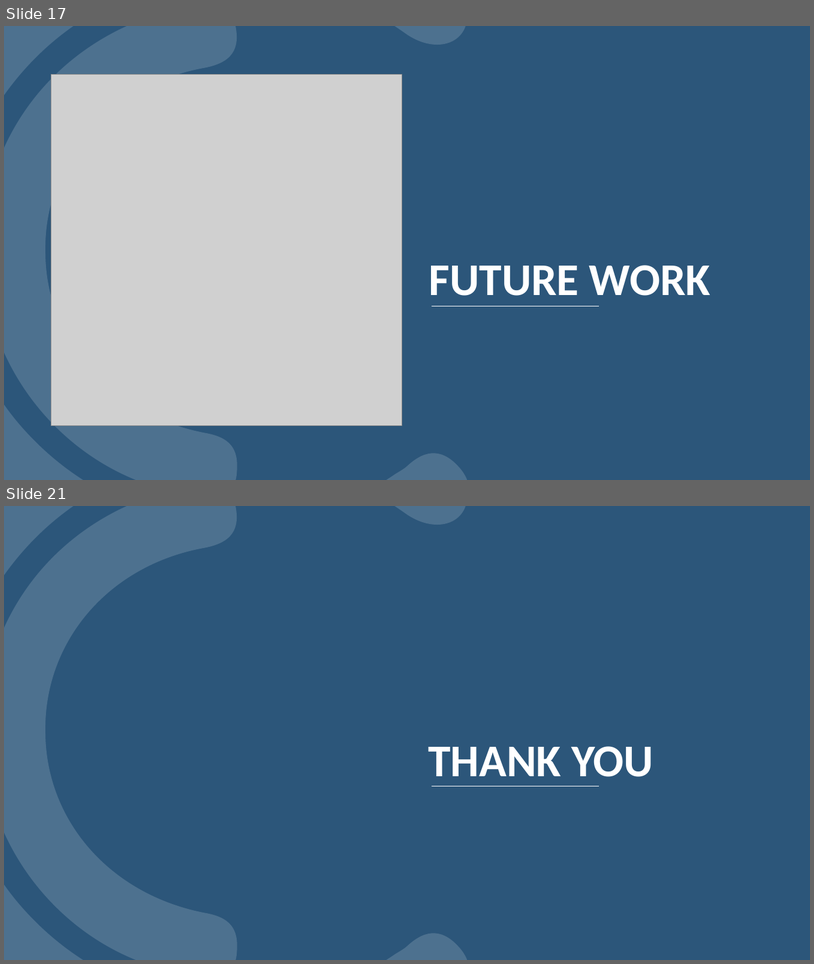
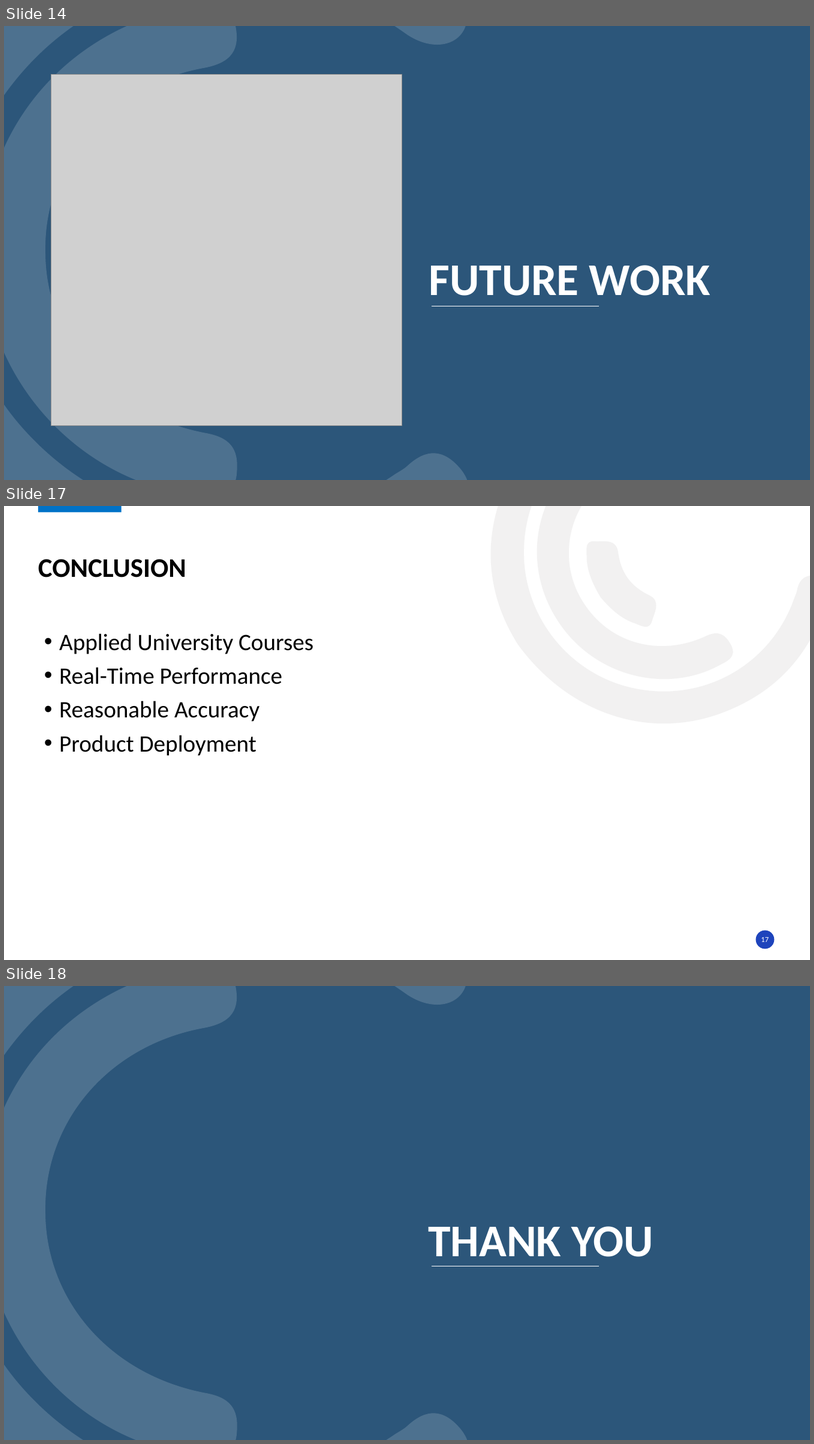
Before and after one commit to Osama-Atwa/Hawkeye, a slide deck: HawkEye.pptx. Shown one above the other, each under a label of ours: slides 17 and 21 before the commit, slides 14, 17 and 18 after it; the slides between them are not shown. The pictures are 814x964 and 814x1444 pixels, drawn with LibreOffice and Linux fonts; fonts in the diff are those of the drawing; grey boxes stand for pictures; background and template pictures are left out. Boxes give left, top, right and bottom in pixels: in the first picture for what was removed or moved away, otherwise in the second. Text is boxed around its words. In the diff, an @@ line names an element or a change of style, - is before the commit and + after.

```diff
--- a/HawkEye.pptx
+++ b/HawkEye.pptx
@@ slide 17 added at (4,506,810,960), background #FFFFFF @@
@@ rectangle added at (38,506,122,512), fill #0072C7 @@
@@ freeform shape added at (417,506,810,798), fill #E7E6E6 at 53% opacity @@
@@ freeform shape added at (486,506,741,730), fill #E7E6E6 at 53% opacity @@
@@ freeform shape added at (569,525,672,642), fill #E7E6E6 at 53% opacity @@
@@ title added at (38,559,186,577), 32 pt, text #000000, bold @@
+CONCLUSION
@@ text added at (59,633,314,756), 28 pt, text #000000 @@
+• Applied University Courses
+• Real-Time Performance
+• Reasonable Accuracy
+• Product Deployment
@@ ellipse added at (756,930,776,949), fill #1E44BC @@
@@ page number added at (761,937,769,942), 9 pt, text #FFFFFF @@
+17
@@ what was slide 17 is now slide 14 @@
@@ what was slide 21 is now slide 18 @@
```
Also in this commit, not shown: 4 slides changed, 4 slides removed, 3 other files.
